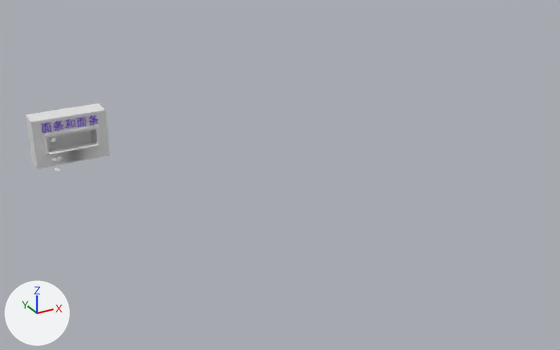
A saved change to the FBX model LAG/Assets/Models/NoodleBar.fbx.
Camera for both pictures: a 50 mm lens placed at (-13.6, -60.7, 24.7), pointed at (11.8, -14.5, 1.5). The axes (+X, +Y, +Z) are drawn at lower left. The lights are the same throughout. Vertices at the same position are counted once.

The scene before the commit, as lines of its bpy script (objects in view):
```python
me_cube = bpy.data.meshes.new('Cube')
me_cube.from_pydata(...)  # 322 vertices, 330 faces; spans x -3.0..3.0, y -1.6..1.0, z 0.0..4.0
me_cube.materials.append(mat_material)  # white #e7e7e7
me_text = bpy.data.meshes.new('Text')
me_text.from_pydata(...)  # 1538 vertices, 301 faces; spans x -2.3..2.31, y -1.1..-1.08, z 2.93..3.8
me_text.materials.append(mat_material_001)  # purple #6b00e7
ob_noodlebarbuilding = bpy.data.objects.new('NoodleBarBuilding', me_cube)
ob_noodlebarbuilding.location = (0.0, 0.0, 0.0)
ob_noodlebartext = bpy.data.objects.new('NoodleBarText', me_text)
ob_noodlebartext.location = (0.0, 0.0, 0.0)
```
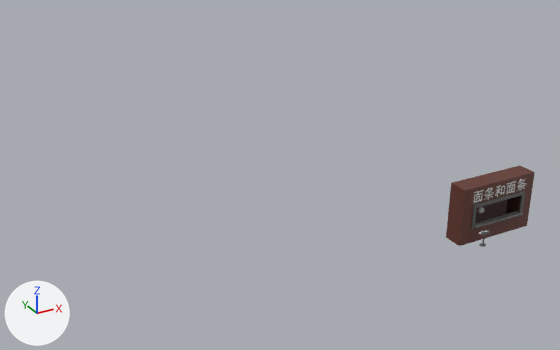
Boxes [x1, y1, x2, y2] around the edits, measured in the pictures (560 x 350 px):
'NoodleBarBuilding', reshaped, moved (22% taller): before [26, 103, 110, 169]; after [446, 165, 535, 246]
'NoodleBarText', recoloured, moved: before [41, 115, 98, 133]; after [474, 179, 526, 203]
part 1 of me_cube, cut back: before [49, 146, 97, 157]; after [473, 216, 518, 230]
part 2 of me_cube, recoloured: before [26, 103, 110, 169]; after [446, 165, 535, 246]
part 3 of me_cube, recoloured: before [47, 129, 97, 151]; after [475, 196, 521, 223]
part 4 of me_cube, recoloured: before [49, 142, 99, 154]; after [475, 211, 523, 228]
part 5 of me_cube, recoloured: before [44, 125, 100, 155]; after [471, 191, 525, 229]

Patch to the scene script:
```diff
--- a/LAG/Assets/Models/NoodleBar.fbx.py
+++ b/LAG/Assets/Models/NoodleBar.fbx.py
@@ mat_nb_text @@
+mat_nb_text = principled_material('NB_Text')
+mat_nb_text.base_color = (0.8, 0.8, 0.8)  # white #e7e7e7
+mat_nb_text.roughness = 0.4
@@ mat_nb_counterframe @@
+mat_nb_counterframe = principled_material('NB_CounterFrame')
+mat_nb_counterframe.base_color = (0.119, 0.119, 0.119)  # dark grey #616161
@@ mat_nb_counter @@
+mat_nb_counter = principled_material('NB_Counter')
+mat_nb_counter.base_color = (0.133, 0.133, 0.133)  # dark grey #666666
@@ mat_nb_outer @@
+mat_nb_outer = principled_material('NB_Outer')
+mat_nb_outer.base_color = (0.124, 0.0346, 0.022)  # dark red #633429
@@ mat_nb_inner @@
+mat_nb_inner = principled_material('NB_Inner')
+mat_nb_inner.base_color = (0.0522, 0.0127, 0.0095)  # dark red #411e19
@@ me_text @@
 me_text.from_pydata(...)  # 1538 vertices, 301 faces; spans x -2.3..2.31, y -1.1..-1.08, z 2.93..3.8
-me_text.materials.append(mat_material_001)  # purple #6b00e7
+me_text.materials.append(mat_nb_text)  # white #e7e7e7
@@ me_cube @@
 # used by ob_noodlebarbuilding; location = (0.0, 0.0, 0.0)
-me_cube.from_pydata(...)  # 322 vertices, 330 faces; spans x -3.0..3.0, y -1.6..1.0, z 0.0..4.0
+me_cube.from_pydata(...)  # 315 vertices, 316 faces; spans x -3.0..3.0, y -1.6..1.0, z 0.0..4.0
+# me_cube part 1
+# 10 vertices are removed from x 0.0, y -1.6..-0.8, z 0.15..1.33
+# 34 faces are deleted
+# 3 vertices are added at (-2.0, -1.0, 1.04), (0.0, -1.0, 1.04), (2.0, -1.0, 1.04)
+# 12 new faces join them, mat_nb_counter (dark grey #666666)
+# 8 new faces join them, mat_nb_outer (dark red #633429)
+# me_cube part 2: 230 faces spanning x -3.0..3.0, y -1.02..1.0, z 0.0..4.0 switch from mat_material (white #e7e7e7) to mat_nb_outer (dark red #633429)
+# me_cube part 3: 31 faces spanning x -2.0..2.0, y -1.0..0.65, z 0.0..2.6 switch from mat_material (white #e7e7e7) to mat_nb_inner (dark red #411e19)
+# me_cube part 4: 14 faces spanning x -2.0..2.0, y -1.6..-0.8, z 0.0..1.33 switch from mat_material (white #e7e7e7) to mat_nb_counter (dark grey #666666)
+# me_cube part 5: 21 faces spanning x -2.15..2.2, y -1.21..-1.0, z 1.03..2.81 switch from mat_material (white #e7e7e7) to mat_nb_counterframe (dark grey #616161)
@@ ob_noodlebartext @@
 ob_noodlebartext = bpy.data.objects.new('NoodleBarText', me_text)
+ob_noodlebartext.parent = ob_noodle_bar
 ob_noodlebartext.location = (0.0, 0.0, 0.0)
@@ ob_noodlebarbuilding @@
 ob_noodlebarbuilding = bpy.data.objects.new('NoodleBarBuilding', me_cube)
+ob_noodlebarbuilding.parent = ob_noodle_bar
 ob_noodlebarbuilding.location = (0.0, 0.0, 0.0)
@@ ob_noodle_bar @@
+ob_noodle_bar = bpy.data.objects.new('Noodle Bar', None)
+ob_noodle_bar.location = (21.21, -26.55, 0.0)
+ob_noodle_bar.scale = (1.0, 0.674, 1.0)
```
